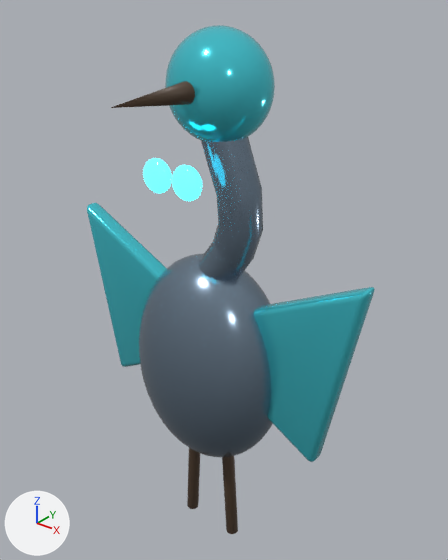
What one commit did to the glTF model public/models/enemies/avian_v5.glb.
The view is the same before and after, from a camera (50 mm lens) standing at (2.08, -2.46, 2.0) and looking at (0.01, 0.12, 0.4). Arrows for +X, +Y and +Z are at lower left; the lights stay in place. The picture after the commit comes second. Where no turn or scale is listed for an object, it has been applied to the vertices.

Before the edit, the objects in view are built like this:
```python
ob_crane_beak_secondary = bpy.data.objects.new('CRANE_BEAK_SECONDARY', me_cone_095)
ob_crane_beak_secondary.location = (0.08, -0.36, 1.52)
ob_crane_body_primary = bpy.data.objects.new('CRANE_BODY_PRIMARY', me_sphere_243)
ob_crane_body_primary.location = (0.0, 0.0, -0.1)
ob_crane_head_accent = bpy.data.objects.new('CRANE_HEAD_ACCENT', me_sphere_244)
ob_crane_head_accent.location = (0.08, 0.0, 1.52)
ob_crane_leg_secondary = bpy.data.objects.new('CRANE_LEG_SECONDARY', me_cylinder_394)
ob_crane_leg_secondary.location = (-0.155, 0.0, -1.0)
ob_crane_leg_secondary_001 = bpy.data.objects.new('CRANE_LEG_SECONDARY.001', me_cylinder_395)
ob_crane_leg_secondary_001.location = (0.155, 0.0, -1.0)
ob_crane_neck_primary = bpy.data.objects.new('CRANE_NECK_PRIMARY', me_crane_neck)
ob_crane_neck_primary.location = (0.0, 0.0, 0.0)
ob_crane_wing_accent = bpy.data.objects.new('CRANE_WING_ACCENT', me_crane_wing)
ob_crane_wing_accent.location = (0.0, 0.0, 0.0)
ob_crane_wing_accent_001 = bpy.data.objects.new('CRANE_WING_ACCENT.001', me_crane_wing_001)
ob_crane_wing_accent_001.location = (0.0, 0.0, 0.0)
ob_eye_emissive = bpy.data.objects.new('EYE_EMISSIVE', me_sphere_245)
ob_eye_emissive.location = (-0.1, -0.28, 1.1)
# also in view: 'EYE_EMISSIVE.001' at (0.1, -0.28, 1.1)
```
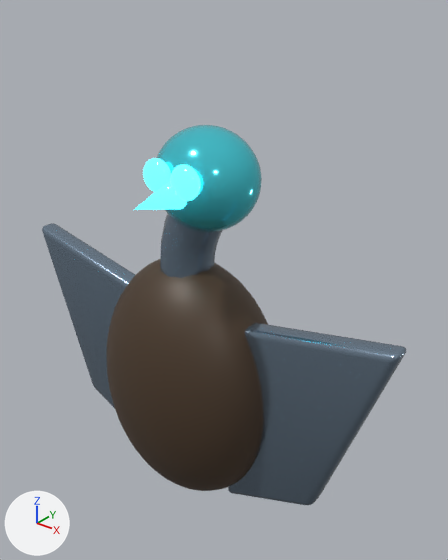
The newer file is also turned or shifted as a whole; pictures and numbers use the older file's frame.

What differs and where, as boxes (x1, y1, x2, y2) in the pictures (448 x 560 px):
'VULTURE_BODY_SECONDARY', added (brown)
    after: (106, 259, 268, 491)
'CRANE_BODY_PRIMARY', deleted
    before: (139, 254, 273, 457)
'VULTURE_WING_PRIMARY.001', added
    after: (228, 323, 406, 505)
'CRANE_WING_ACCENT.001', deleted (cyan)
    before: (254, 287, 375, 462)
'CRANE_HEAD_ACCENT', deleted (cyan)
    before: (165, 25, 275, 142)
'VULTURE_HEAD_ACCENT', added (cyan)
    after: (157, 125, 262, 232)
'VULTURE_WING_PRIMARY', added
    after: (42, 223, 135, 408)
'CRANE_NECK_PRIMARY', deleted
    before: (199, 137, 263, 280)
'CRANE_WING_ACCENT', deleted (cyan)
    before: (87, 203, 167, 367)
'VULTURE_NECK_PRIMARY', added
    after: (160, 213, 223, 278)
'CRANE_BEAK_SECONDARY', deleted (brown)
    before: (111, 81, 195, 108)
'CRANE_LEG_SECONDARY.001', deleted (brown)
    before: (222, 456, 238, 534)
'VULTURE_BEAK_EMISSIVE', added (cyan)
    after: (134, 182, 187, 210)
'CRANE_LEG_SECONDARY', deleted (brown)
    before: (187, 448, 200, 509)

The change, as a diff of the scene's bpy script:
```diff
--- a/public/models/enemies/avian_v5.glb.py
+++ b/public/models/enemies/avian_v5.glb.py
@@ ob_crane_body_primary @@
-ob_crane_body_primary = bpy.data.objects.new('CRANE_BODY_PRIMARY', me_sphere_243)
@@ ob_crane_neck_primary @@
-ob_crane_neck_primary = bpy.data.objects.new('CRANE_NECK_PRIMARY', me_crane_neck)
@@ ob_crane_head_accent @@
-ob_crane_head_accent = bpy.data.objects.new('CRANE_HEAD_ACCENT', me_sphere_244)
@@ ob_crane_beak_secondary @@
-ob_crane_beak_secondary = bpy.data.objects.new('CRANE_BEAK_SECONDARY', me_cone_095)
@@ ob_crane_leg_secondary @@
-ob_crane_leg_secondary = bpy.data.objects.new('CRANE_LEG_SECONDARY', me_cylinder_394)
@@ ob_crane_leg_secondary_001 @@
-ob_crane_leg_secondary_001 = bpy.data.objects.new('CRANE_LEG_SECONDARY.001', me_cylinder_395)
@@ ob_crane_wing_accent @@
-ob_crane_wing_accent = bpy.data.objects.new('CRANE_WING_ACCENT', me_crane_wing)
@@ ob_crane_wing_accent_001 @@
-ob_crane_wing_accent_001 = bpy.data.objects.new('CRANE_WING_ACCENT.001', me_crane_wing_001)
@@ ob_vulture_beak_emissive @@
+ob_vulture_beak_emissive = bpy.data.objects.new('VULTURE_BEAK_EMISSIVE', me_cone_148)  # 73 vertices, 142 faces; spans x -0.106..0.106, y -0.21..0.21, z -0.107..0.107; in mat_deep_emissive (cyan #307c8b, glowing cyan #50edff)
+ob_vulture_beak_emissive.location = (0.01, -0.35, 1.02)
@@ ob_vulture_wing_primary_001 @@
+ob_vulture_wing_primary_001 = bpy.data.objects.new('VULTURE_WING_PRIMARY.001', me_vulture_wing_001)  # 152 vertices, 300 faces; spans x 0.243..1.34, y -0.07..0.07, z -0.807..0.643; in mat_deep_primary (greyish blue #8497aa)
+ob_vulture_wing_primary_001.location = (-0.15, -0.01, -0.21)
@@ ob_vulture_wing_primary @@
+ob_vulture_wing_primary = bpy.data.objects.new('VULTURE_WING_PRIMARY', me_vulture_wing)  # 152 vertices, 300 faces; spans x -1.34..-0.243, y -0.07..0.07, z -0.807..0.643; in mat_deep_primary (greyish blue #8497aa)
+ob_vulture_wing_primary.location = (-0.15, -0.01, -0.21)
@@ ob_vulture_head_accent @@
+ob_vulture_head_accent = bpy.data.objects.new('VULTURE_HEAD_ACCENT', me_sphere_289)  # a UV sphere (40 segments, 24 rings, poles along z) spanning x -0.3..0.3, y -0.27..0.27, z -0.28..0.28; in mat_deep_accent (cyan #50ddeb)
+ob_vulture_head_accent.location = (0.0, -0.01, 1.04)
@@ ob_vulture_neck_primary @@
+ob_vulture_neck_primary = bpy.data.objects.new('VULTURE_NECK_PRIMARY', me_vulture_neck)  # 84 vertices, 144 faces; spans x -0.172..0.269, y -0.16..0.16, z 0.45..1.179; in mat_deep_primary (greyish blue #8497aa)
+ob_vulture_neck_primary.location = (-0.15, -0.01, -0.21)
@@ ob_vulture_body_secondary @@
+ob_vulture_body_secondary = bpy.data.objects.new('VULTURE_BODY_SECONDARY', me_sphere_288)  # a UV sphere (40 segments, 24 rings, poles along z) spanning x -0.62..0.62, y -0.45..0.45, z -0.82..0.82; in mat_deep_secondary (brown #4d3c2c)
+ob_vulture_body_secondary.location = (-0.15, -0.01, -0.29)
```
